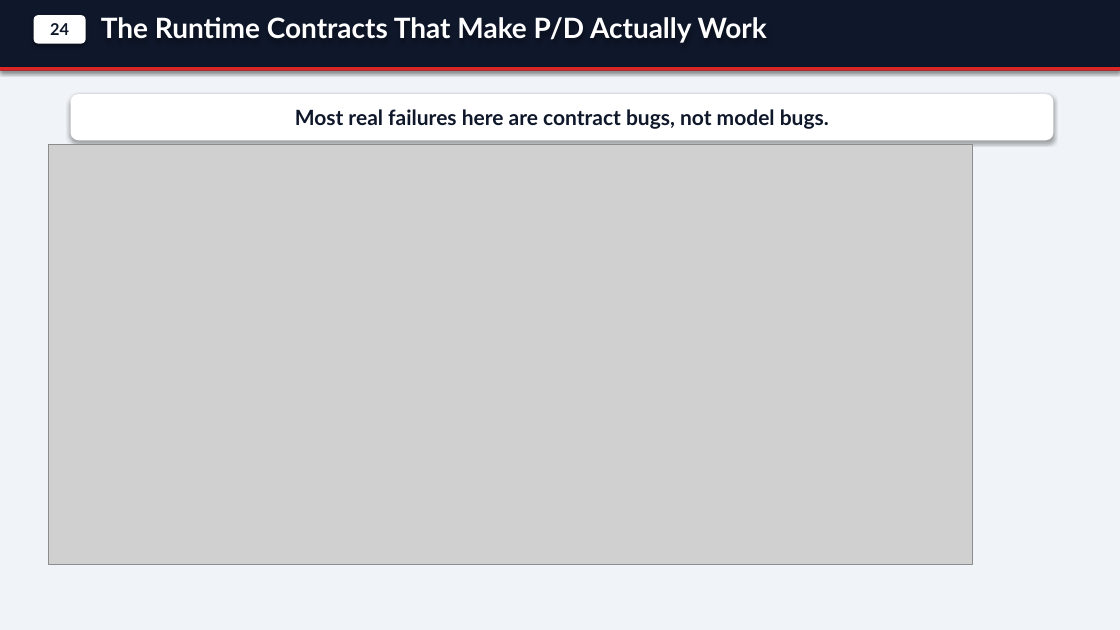
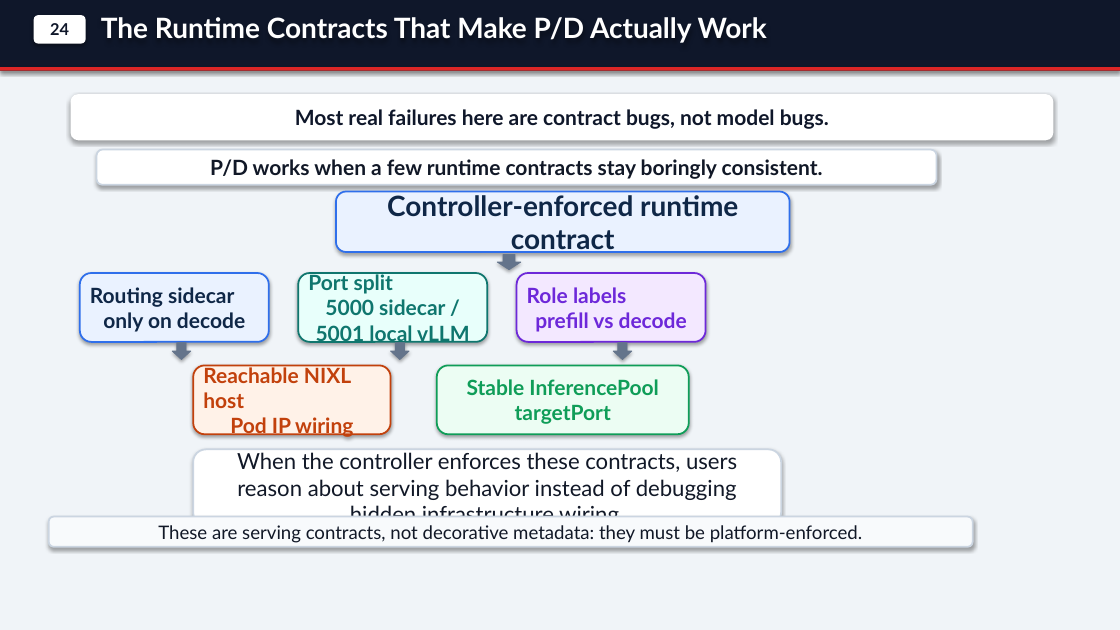
Before and after one commit to andyzhangx/demo, a slide deck: slide 9 of llm/kaito-llm-d-pd-slides.pptx. Drawn at 1120x630 pixels with LibreOffice and Linux fonts; fonts in the diff are those of the drawing; grey boxes stand for pictures. Boxes give left, top, right and bottom in pixels: in the first picture for what was removed or moved away, otherwise in the second. Text is boxed around its words. In the diff, an @@ line names an element or a change of style, - is before the commit and + after.

```diff
--- a/llm/kaito-llm-d-pd-slides.pptx
+++ b/llm/kaito-llm-d-pd-slides.pptx
@@ picture removed at [49,145,973,565] @@
@@ rounded rectangle added at [97,150,937,185], fill #FFFFFF, outline #CBD5E1 1.5 pt, 18 pt, text #111827, bold @@
+P/D works when a few runtime contracts stay boringly consistent.
@@ rounded rectangle added at [336,192,790,252], fill #EAF2FF, outline #2F6FEB 1.5 pt, 24 pt, text #0F2747, bold @@
+Controller-enforced runtime contract
@@ down arrow added at [497,255,521,270], fill #64748B, outline #64748B 0.75 pt @@
@@ rounded rectangle added at [80,273,269,342], fill #EAF2FF, outline #2F6FEB 1.5 pt, 18 pt, text #0F2747, bold @@
+Routing sidecar
+only on decode
@@ rounded rectangle added at [298,273,487,342], fill #E8FFFB, outline #0F766E 1.5 pt, 18 pt, text #0F766E, bold @@
+Port split
+5000 sidecar / 5001 local vLLM
@@ rounded rectangle added at [517,273,706,342], fill #F3E8FF, outline #6D28D9 1.5 pt, 18 pt, text #6D28D9, bold @@
+Role labels
+prefill vs decode
@@ down arrow added at [172,343,191,360], fill #64748B, outline #64748B 0.75 pt @@
@@ down arrow added at [391,343,409,360], fill #64748B, outline #64748B 0.75 pt @@
@@ down arrow added at [613,343,632,360], fill #64748B, outline #64748B 0.75 pt @@
@@ rounded rectangle added at [193,365,391,434], fill #FFF2E8, outline #C2410C 1.5 pt, 18 pt, text #C2410C, bold @@
+Reachable NIXL host
+Pod IP wiring
@@ rounded rectangle added at [437,365,689,434], fill #ECFDF3, outline #0F9D58 1.5 pt, 18 pt, text #0F9D58, bold @@
+Stable InferencePool targetPort
@@ rounded rectangle added at [193,450,781,525], fill #FFFFFF, outline #CBD5E1 1.5 pt, 19 pt, text #111827 @@
+When the controller enforces these contracts, users reason about serving behavior instead of debugging hidden infrastructure wiring.
@@ rounded rectangle added at [49,517,973,547], fill #F8FAFC, outline #CBD5E1 1.5 pt, 16 pt, text #111827 @@
+These are serving contracts, not decorative metadata: they must be platform-enforced.
```
Also in this commit, not shown: 7 other slides changed.
